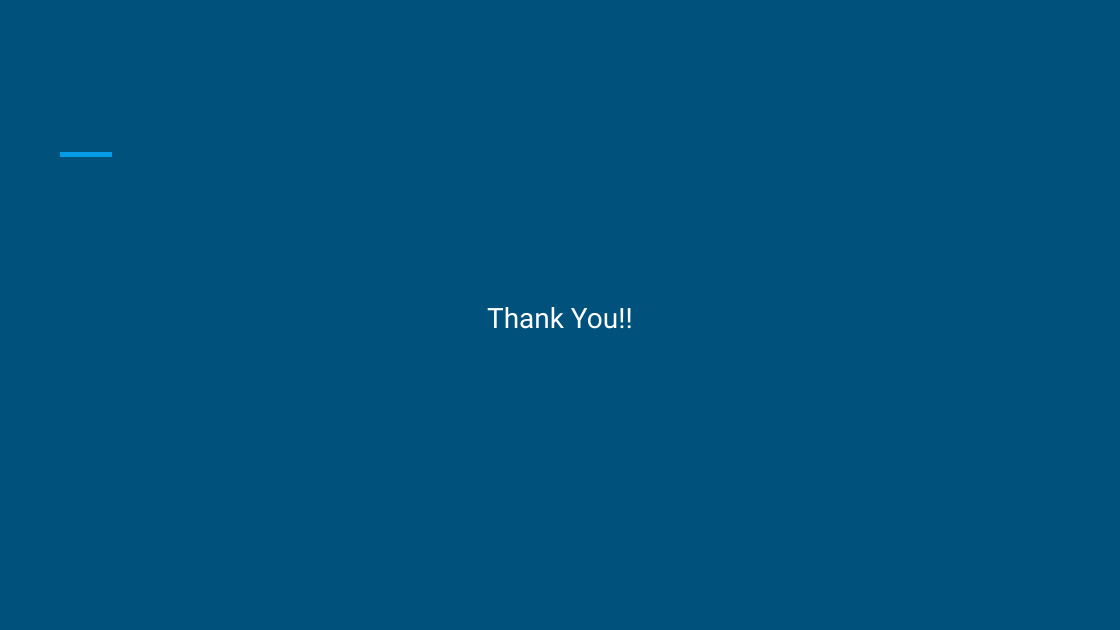
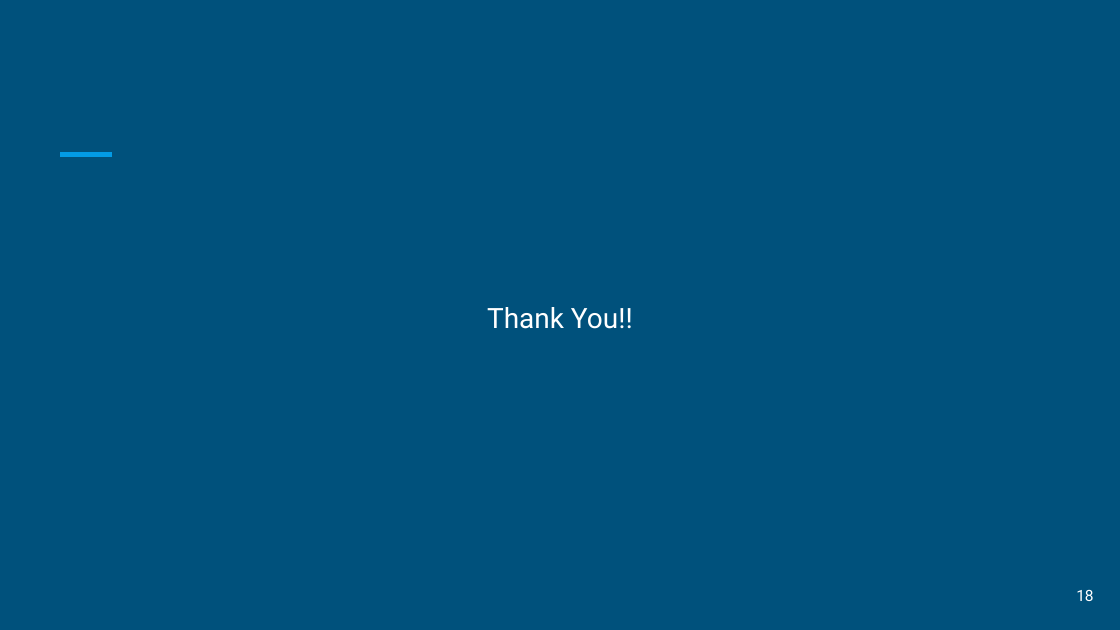
Before and after one commit to mdFuadIslam/cse438, a slide deck: slide 18 of Submission5/Slide.pptx (slide 9 before the commit). Drawn at 1120x630 pixels with LibreOffice and Linux fonts; fonts in the diff are those of the drawing. Boxes give left, top, right and bottom in pixels: in the first picture for what was removed or moved away, otherwise in the second. Text is boxed around its words. In the diff, an @@ line names an element or a change of style, - is before the commit and + after.

```diff
--- a/Submission5/Slide.pptx
+++ b/Submission5/Slide.pptx
@@ page number added at [1076, 590, 1093, 601], 10 pt, text #FFFFFF @@
+18
```
Also in this commit, not shown: 7 other slides changed, 9 slides added, 3 other files.
